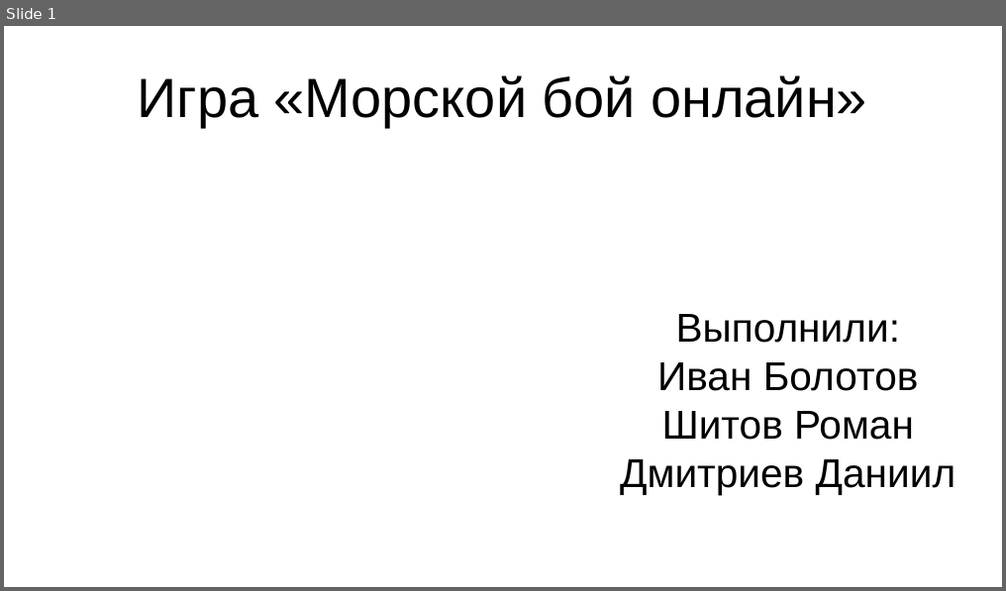
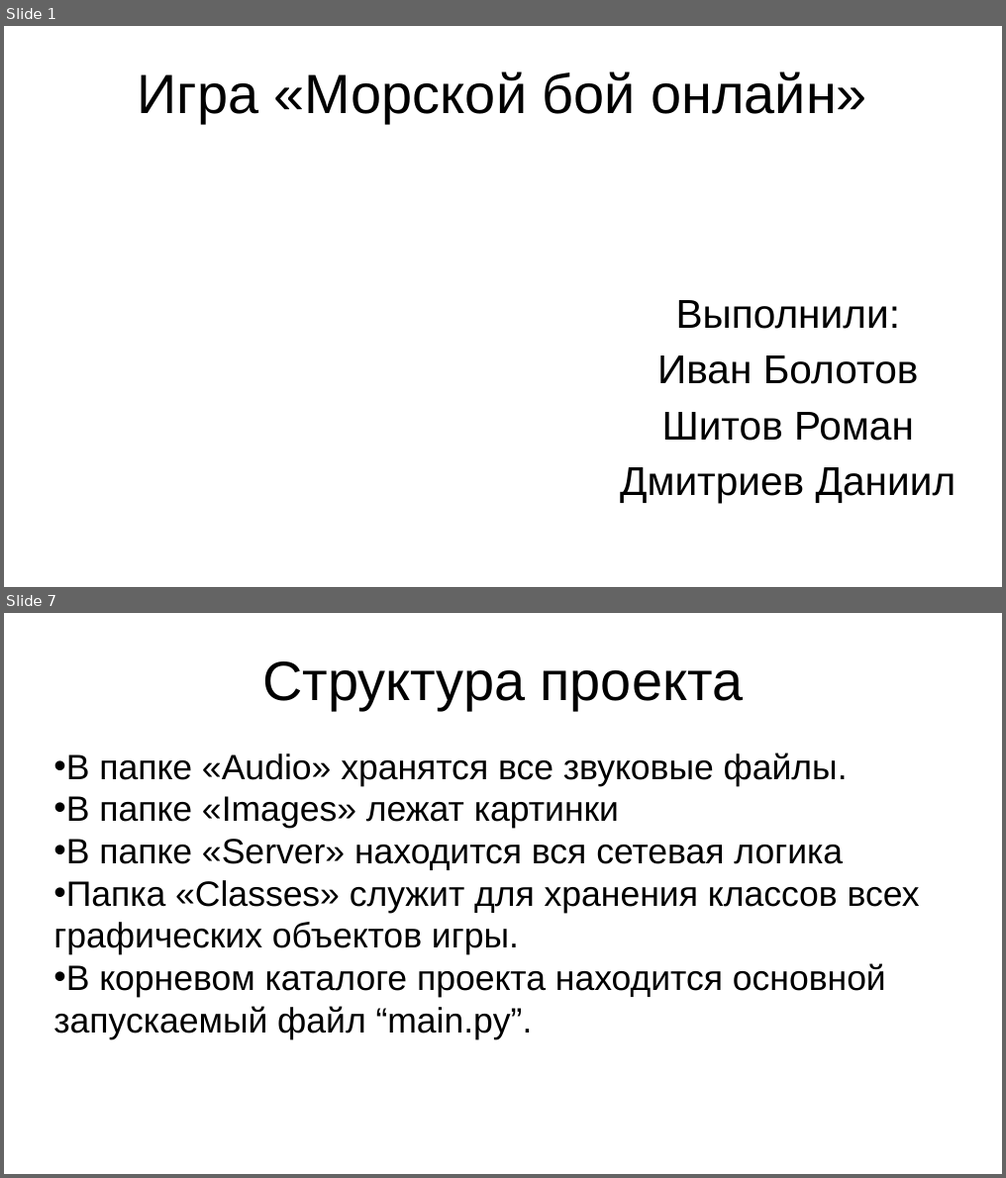
Before and after one commit to Ivan-Bolotov/PygameProject, a slide deck: Презентация.pptx. Shown one above the other, each under a label of ours: slide 1 before the commit, slides 1 and 7 after it; the slides between them are not shown. The pictures are 1006x591 and 1006x1178 pixels, drawn with LibreOffice and Linux fonts; fonts in the diff are those of the drawing. Boxes give left, top, right and bottom in pixels: in the first picture for what was removed or moved away, otherwise in the second. Text is boxed around its words. In the diff, an @@ line names an element or a change of style, - is before the commit and + after.

```diff
--- a/Презентация.pptx
+++ b/Презентация.pptx
@@ slide 7 added at (4,613,1002,1174), background #FFFFFF @@
@@ title added at (262,662,744,709), 44 pt, text #000000 @@
+Структура проекта
@@ text added at (54,753,920,1040), 28 pt, text #000000 @@
+• В папке «Audio» хранятся все звуковые файлы.
+• В папке «Images» лежат картинки
+• В папке «Server» находится вся сетевая логика
+• Папка «Classes» служит для хранения классов всех графических объектов игры.
+• В корневом каталоге проекта находится основной запускаемый файл “main.py”.
@@ slide 1 changed as well @@
@@ title "Игра «Морской бой онлайн»" at (138,72,867,122): line spacing 1 to 0.9 @@
@@ subtitle "Выполнили:" at (620,300,956,503): indent changed; line spacing 1 to 0.9; more space between paragraphs @@
```
Also in this commit, not shown: 6 other slides added, 1 other file.
